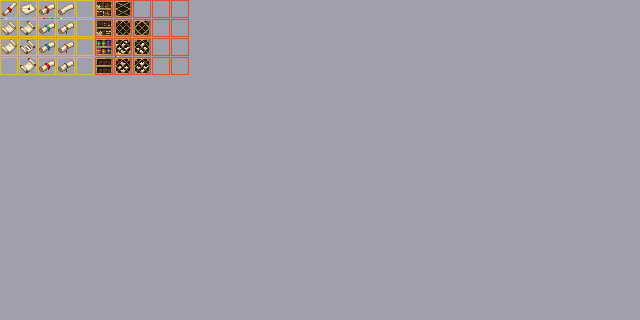
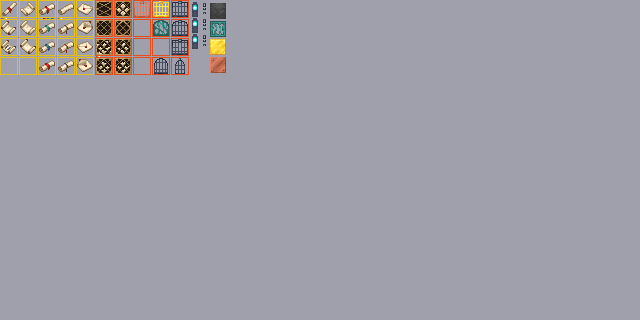
Comparing the layer stacks of the two w=640, h=320 images. Changes:
painted on "emissive #2" over (x1=1, y1=1, x2=226, y2=74)
